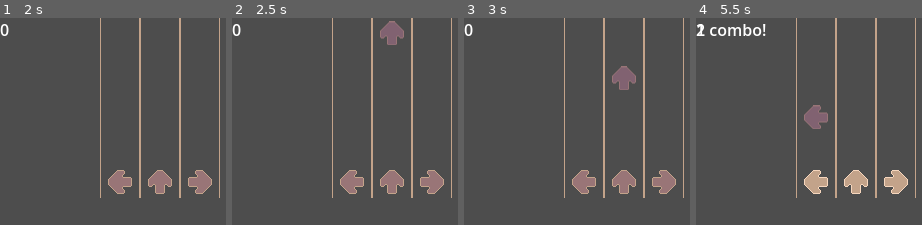
Above: before the commit, frames 1-4 (left to right).
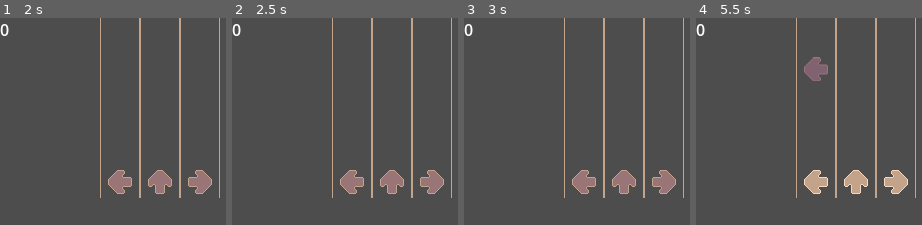
Above: after the commit, the same moments.

Repository: TuxieNight/GameDesignProject2
Game: Godot game, scene res://Scenes/Menu.tscn
Two runs of this game, one before a commit and one after it. Both use one fixed random seed, a clock stepped at 60 frames per second and the inputs below. Sound files missing from this copy of the repository are replaced by a short silence.
Inputs (mouse positions are in pixels of both pictures, inside the frame that each line leads up to):
- Up to frame 1 (2 s): click (63, 42) at 0.5 s; tap Enter at 1.25 s
- Up to frame 2 (2.5 s): tap Space (left) at 2 s; hold Space (left) from 2.03 s (still down)
- Up to frame 3 (3 s): release Space (left) at 2.78 s
- Up to frame 4 (5.5 s): hold Space (left) from 4.28 s (still down)

Frame 1 is identical in both runs. In frame 2, 0.8% of the frame differs, in the area x 65-77%, y 1-14%; in frame 3, 0.8%; in frame 4, 2.5%, in the area x 0-59%, y 2-54%.

Commit message:
Converted project to creating notes based on JSON data

Diff:
--- /dev/null
+++ b/Charts/song1.json
@@ -0,0 +1,12 @@
+{
+  "bpm": 115,
+  "offset": 0.0,
+  "notes": [
+	{ "beat": 1.0, "lane": 0 },
+	{ "beat": 1.5, "lane": 1 },
+	{ "beat": 2.0, "lane": 2 },
+	{ "beat": 4.0, "lane": 0 },
+	{ "beat": 4.5, "lane": 1 },
+	{ "beat": 5.0, "lane": 2 }
+  ]
+}
--- /dev/null
+++ b/Scripts/ChartLoader.gd
@@ -0,0 +1,26 @@
+class_name ChartLoader
+
+extends Node
+
+var bpm: float
+var offset: float
+var notes: Array = []
+var index := 0
+
+func load_chart(path: String):
+	var file := FileAccess.open(path, FileAccess.READ)
+	var data := JSON.parse_string(file.get_as_text()) as Dictionary
+	file.close()
+
+	bpm = data["bpm"]
+	offset = data["offset"]
+	notes = data["notes"]
+	index = 0
+
+func get_next_note():
+	if index >= notes.size():
+		return null
+	return notes[index]
+
+func advance():
+	index += 1
--- a/Scripts/Game.gd
+++ b/Scripts/Game.gd
@@ -14,7 +14,6 @@
 var song_position = 0.0
 var song_position_in_beats = 0
 var last_spawned_beat = 0
-var sec_per_beat = 60.0 / bpm
 
 var spawn_1_beat = 0
 var spawn_2_beat = 0
@@ -26,111 +25,41 @@
 var note = load("res://Scenes/Note.tscn")
 var instance
 
+var chart: ChartLoader
+var sec_per_beat: float
+var next_note
 
 func _ready():
-	randomize()
+	chart = ChartLoader.new()
+	chart.load_chart("res://Charts/song1.json")
+
+	sec_per_beat = 60.0 / chart.bpm
+	$Conductor.bpm = chart.bpm
 	$Conductor.play_with_beat_offset(8)
+
+	next_note = chart.get_next_note()
 
 func _input(event):
 	if event.is_action("escape"):
 		if get_tree().change_scene_to_file("res://Scenes/Menu.tscn") != OK:
 			print ("Error changing scene to Menu")
 
+func _physics_process(delta):
+	if next_note == null:
+		return
 
-func _on_Conductor_measure(position):
-	if position == 1:
-		_spawn_notes(spawn_1_beat)
-	elif position == 2:
-		_spawn_notes(spawn_2_beat)
-	elif position == 3:
-		_spawn_notes(spawn_3_beat)
-	elif position == 4:
-		_spawn_notes(spawn_4_beat)
+	var song_time = $Conductor.song_position
+	var note_time = next_note["beat"] * sec_per_beat + chart.offset
 
-func _on_Conductor_beat(position):
-	song_position_in_beats = position
-	if song_position_in_beats > 36:
-		spawn_1_beat = 1
-		spawn_2_beat = 1
-		spawn_3_beat = 1
-		spawn_4_beat = 1
-	if song_position_in_beats > 98:
-		spawn_1_beat = 2
-		spawn_2_beat = 0
-		spawn_3_beat = 1
-		spawn_4_beat = 0
-	if song_position_in_beats > 132:
-		spawn_1_beat = 0
-		spawn_2_beat = 2
-		spawn_3_beat = 0
-		spawn_4_beat = 2
-	if song_position_in_beats > 162:
-		spawn_1_beat = 2
-		spawn_2_beat = 2
-		spawn_3_beat = 1
-		spawn_4_beat = 1
-	if song_position_in_beats > 194:
-		spawn_1_beat = 2
-		spawn_2_beat = 2
-		spawn_3_beat = 1
-		spawn_4_beat = 2
-	if song_position_in_beats > 228:
-		spawn_1_beat = 0
-		spawn_2_beat = 2
-		spawn_3_beat = 1
-		spawn_4_beat = 2
-	if song_position_in_beats > 258:
-		spawn_1_beat = 1
-		spawn_2_beat = 2
-		spawn_3_beat = 1
-		spawn_4_beat = 2
-	if song_position_in_beats > 288:
-		spawn_1_beat = 0
-		spawn_2_beat = 2
-		spawn_3_beat = 0
-		spawn_4_beat = 2
-	if song_position_in_beats > 322:
-		spawn_1_beat = 3
-		spawn_2_beat = 2
-		spawn_3_beat = 2
-		spawn_4_beat = 1
-	if song_position_in_beats > 388:
-		spawn_1_beat = 1
-		spawn_2_beat = 0
-		spawn_3_beat = 0
-		spawn_4_beat = 0
-	if song_position_in_beats > 396:
-		spawn_1_beat = 0
-		spawn_2_beat = 0
-		spawn_3_beat = 0
-		spawn_4_beat = 0
-	if song_position_in_beats > 404:
-		Global.set_score(score)
-		Global.combo = max_combo
-		Global.great = great
-		Global.good = good
-		Global.okay = okay
-		Global.missed = missed
-		if get_tree().change_scene_to_file("res://Scenes/End.tscn") != OK:
-			print ("Error changing scene to End")
+	if song_time >= note_time:
+		_spawn_chart_note(next_note["lane"])
+		chart.advance()
+		next_note = chart.get_next_note()
 
-
-
-func _spawn_notes(to_spawn):
-	if to_spawn > 0:
-		lane = randi() % 3
-		instance = note.instantiate()
-		instance.initialize(lane)
-		add_child(instance)
-	if to_spawn > 1:
-		while rand == lane:
-			rand = randi() % 3
-		lane = rand
-		instance = note.instantiate()
-		instance.initialize(lane)
-		add_child(instance)
-
-
+func _spawn_chart_note(lane):
+	var instance = note.instantiate()
+	instance.initialize(lane)
+	add_child(instance)
 
 func increment_score(by):
 	if by > 0:
Not shown, added: Scripts/ChartLoader.gd.uid
